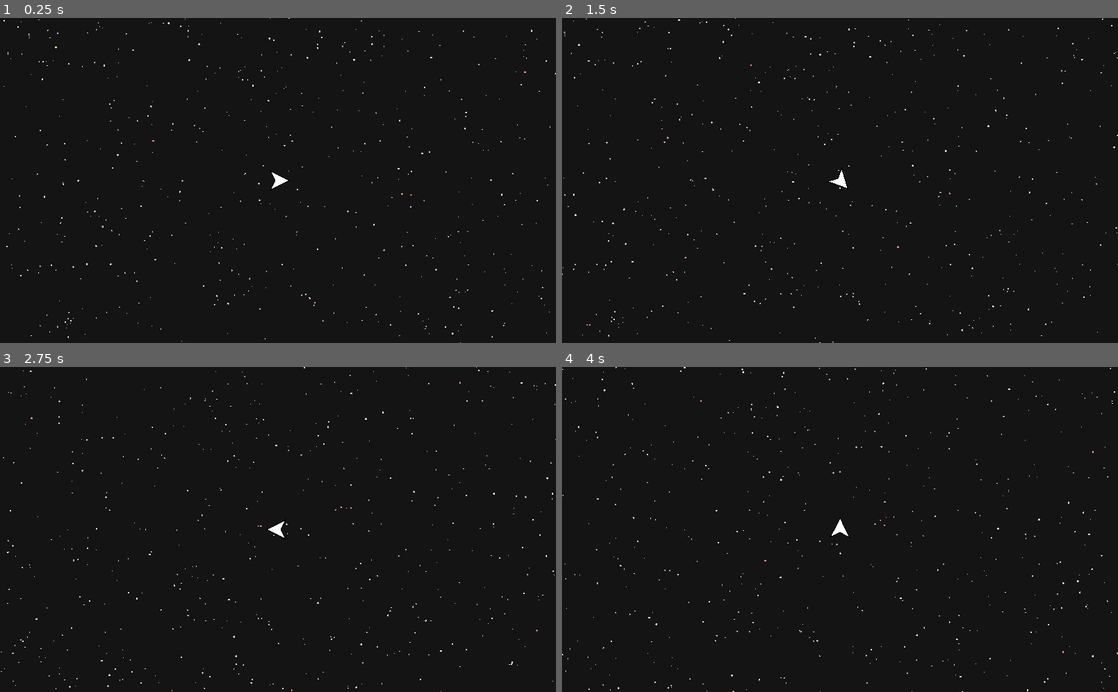
Above: before the commit, frames 1-4 (two rows, left to right).
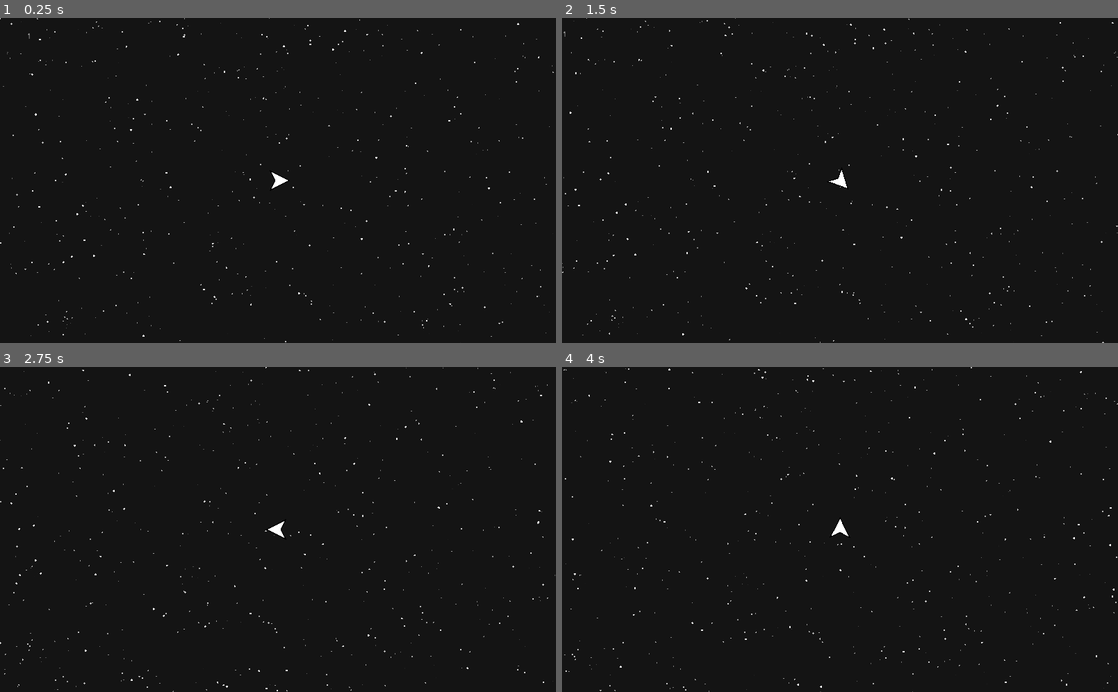
Above: after the commit, the same moments.

Repository: Jellonator/04-Space-Shooter
Game: Godot game, scene res://World/Game.tscn
Two runs of this game, one before a commit and one after it. Both use one fixed random seed, a clock stepped at 60 frames per second and the inputs below.
Inputs (mouse positions are in pixels of both pictures, inside the frame that each line leads up to):
- Up to frame 1 (0.25 s): no input
- Up to frame 2 (1.5 s): tap Enter at 0.5 s; move the mouse to (962, 164) at 0.52 s; hold D (move_right) 0.53-1.28 s; hold Shift (action_shoot) 0.53-1.28 s; move the mouse to (728, 196) at 1.27 s; hold S (move_down) from 1.28 s (still down); tap Down (look_down) at 1.35 s
- Up to frame 3 (2.75 s): move the mouse to (333, 458) at 2.02 s; release S (move_down) at 2.03 s; hold D (move_right) from 2.03 s (still down); hold Left (look_left) from 2.03 s (still down)
- Up to frame 4 (4 s): move the mouse to (812, 594) at 2.77 s; release D (move_right) at 2.78 s; release Left (look_left) at 2.78 s; hold W (move_up) 2.78-3.53 s; tap Right (look_right) at 2.85 s; move the mouse to (1006, 578) at 3.52 s; hold A (move_left) from 3.53 s (still down); hold Up (look_up) from 3.53 s (still down)

The runs differ from the first frame. In frame 1, 0.7% of the frame differs, in the area x 0-100%, y 0-100%; in frame 2, 0.6%; in frame 3, 0.7%; in frame 4, 0.7%.

Commit message:
Minor tweaks

Diff:
--- a/Util/StarRenderer.gd
+++ b/Util/StarRenderer.gd
@@ -1,9 +1,9 @@
 extends Node2D
 
 const NUM_STARS := 512
-const MIN_STAR_SIZE := 1.0 / sqrt(PI)
+const MIN_STAR_SIZE := 0.75
 const MAX_STAR_SIZE := 2.0
-const MIN_STAR_DEPTH := 1.0
+const MIN_STAR_DEPTH := 5.0
 const MAX_STAR_DEPTH := 15.0
 var stars = []
 var gradient: Gradient = Gradient.new()
@@ -43,4 +43,6 @@
 		var depth = star.depth
 		var sizelerp = (depth - MIN_STAR_DEPTH) / (MAX_STAR_DEPTH - MIN_STAR_DEPTH)
 		var size = lerp(MIN_STAR_SIZE, MAX_STAR_SIZE, 1.0-sizelerp)
-		draw_circle(Vector2(x, y) - rect.position, size, star.color)
+		var col = Color.white
+		col.a = sqrt(1.0-sizelerp)
+		draw_circle(Vector2(x, y) - rect.position, size, col)
